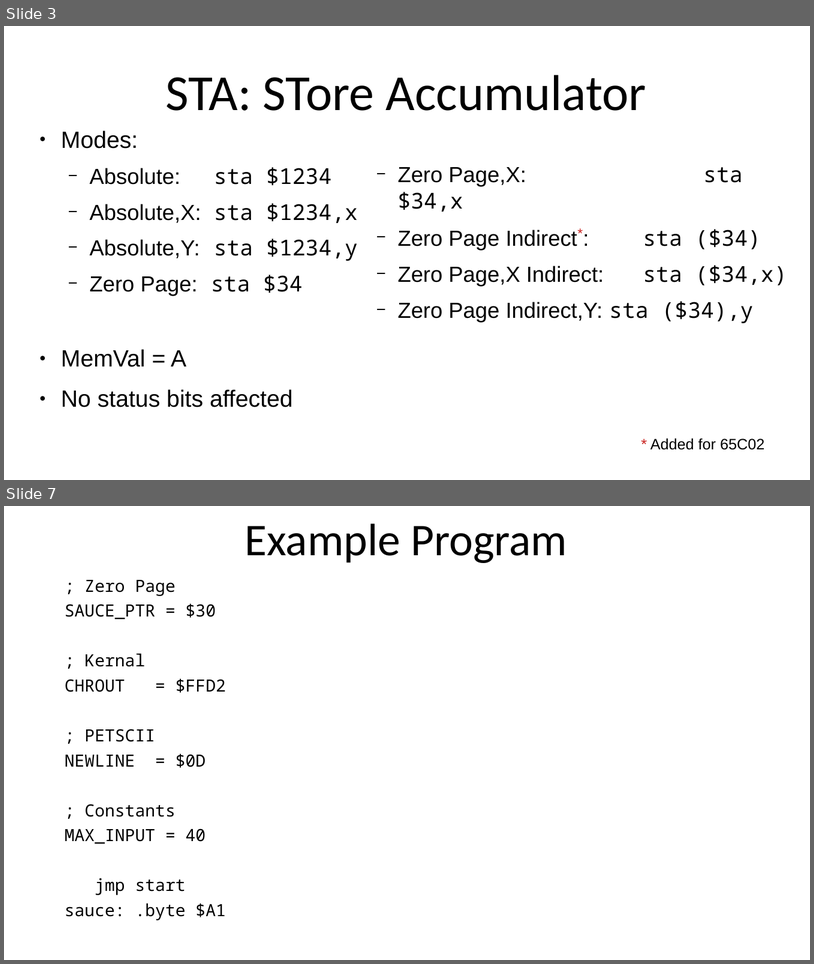
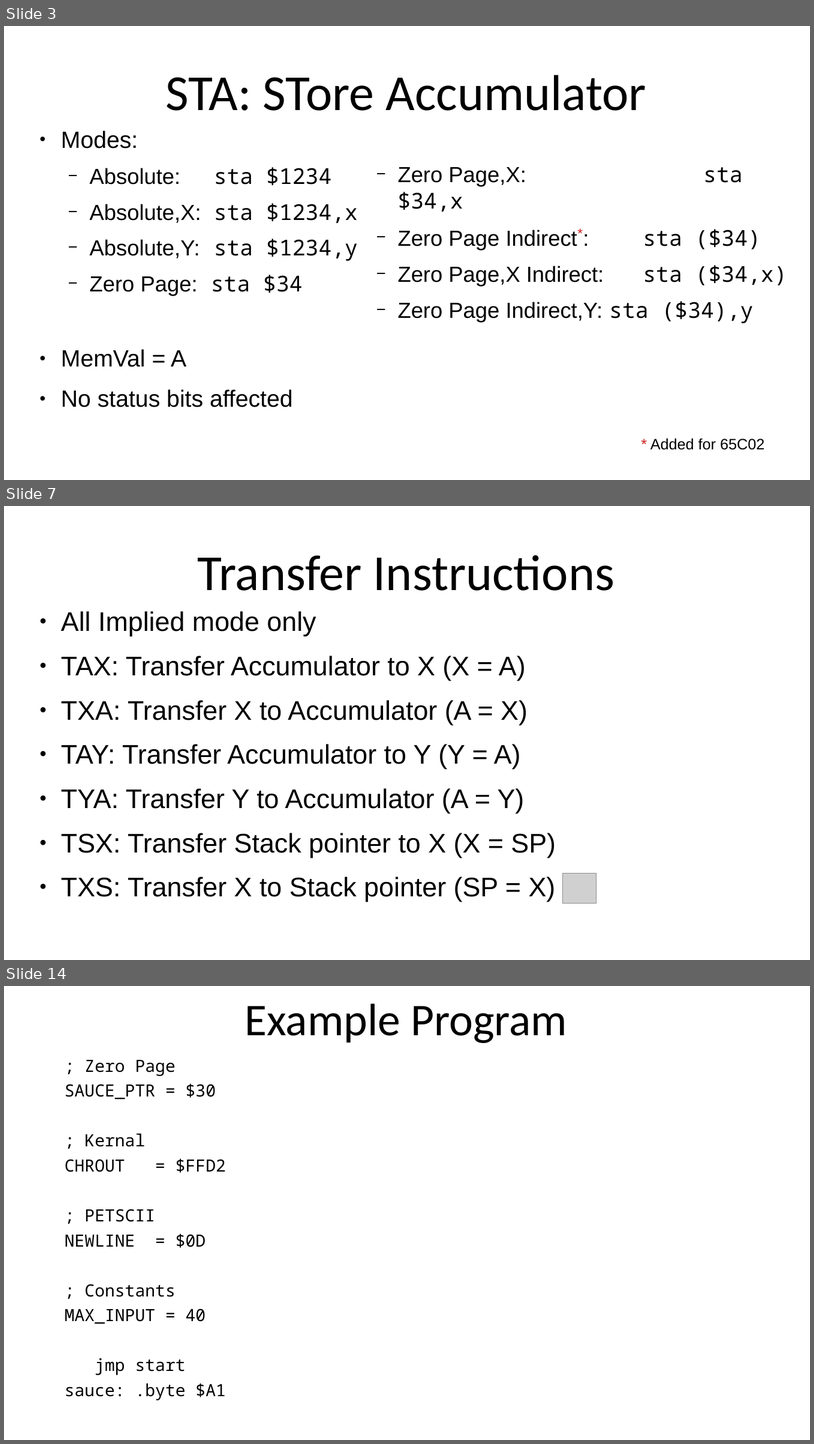
Before and after one commit to SlithyMatt/x16-assembly-tutorial, a slide deck: Lesson7/Lesson7.odp. Shown one above the other, each under a label of ours: slides 3 and 7 before the commit, slides 3, 7 and 14 after it; the slides between them are not shown. The pictures are 814x964 and 814x1444 pixels, drawn with LibreOffice and Linux fonts; fonts in the diff are those of the drawing; grey boxes stand for pictures. Boxes give left, top, right and bottom in pixels: in the first picture for what was removed or moved away, otherwise in the second. Text is boxed around its words. In the diff, an @@ line names an element or a change of style, - is before the commit and + after.

```diff
--- a/Lesson7/Lesson7.odp
+++ b/Lesson7/Lesson7.odp
@@ slide 7 added at (x1=4, y1=506, x2=810, y2=960), background #FFFFFF @@
@@ title added at (x1=198, y1=555, x2=615, y2=591), 60 pt, text #000000 @@
+Transfer Instructions
@@ text added at (x1=61, y1=611, x2=556, y2=901), 32 pt, text #000000 @@
+● All Implied mode only
+● TAX: Transfer Accumulator to X (X = A)
+● TXA: Transfer X to Accumulator (A = X)
+● TAY: Transfer Accumulator to Y (Y = A)
+● TYA: Transfer Y to Accumulator (A = Y)
+● TSX: Transfer Stack pointer to X (X = SP)
+● TXS: Transfer X to Stack pointer (SP = X)
@@ picture added at (x1=563, y1=873, x2=597, y2=903) @@
@@ what was slide 7 is now slide 14 @@
```
Also in this commit, not shown: 2 slides changed, 7 other slides added, 1 slide removed, 1 other file.
